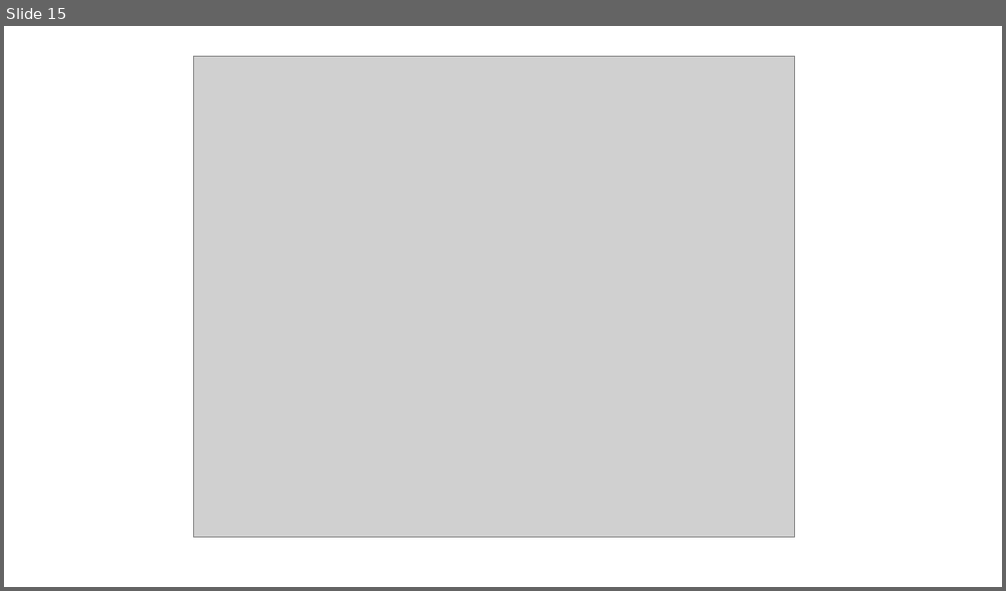
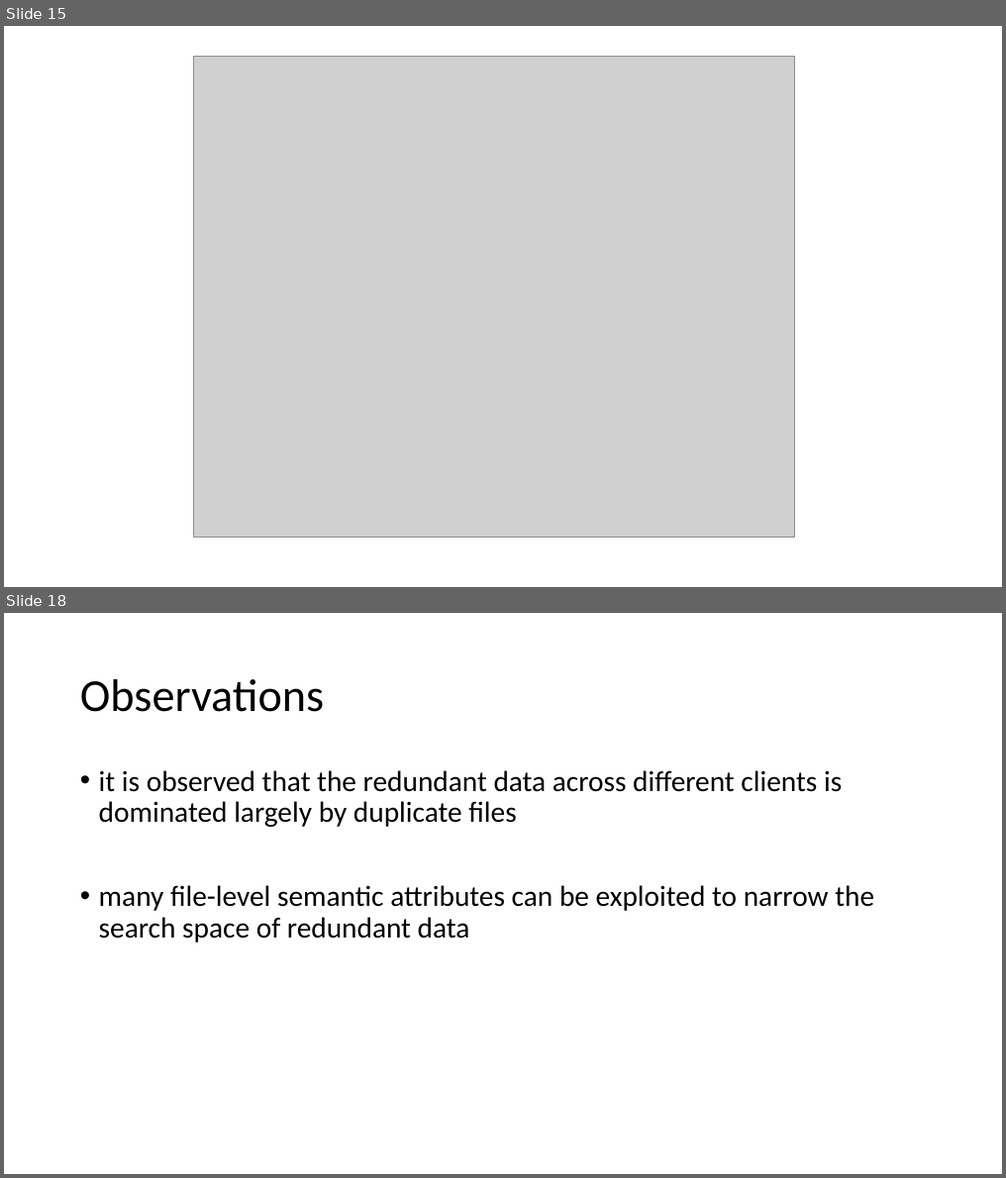
Before and after one commit to franbienjan/NDSGthesis, a slide deck: Summary/Raf_Presentation.pptx. Shown one above the other, each under a label of ours: slide 15 before the commit, slides 15 and 18 after it; the slides between them are not shown. The pictures are 1006x591 and 1006x1178 pixels, drawn with LibreOffice and Linux fonts; fonts in the diff are those of the drawing; grey boxes stand for pictures. Boxes give left, top, right and bottom in pixels: in the first picture for what was removed or moved away, otherwise in the second. Text is boxed around its words. In the diff, an @@ line names an element or a change of style, - is before the commit and + after.

```diff
--- a/Summary/Raf_Presentation.pptx
+++ b/Summary/Raf_Presentation.pptx
@@ slide 18 added at box(4, 613, 1002, 1174), background #FFFFFF @@
@@ title added at box(80, 679, 324, 712), 44 pt, text #000000 @@
+Observations
@@ text added at box(99, 770, 874, 943), 28 pt, text #000000 @@
+• it is observed that the redundant data across different clients is dominated largely by duplicate ﬁles
+• many ﬁle-level semantic attributes can be exploited to narrow the search space of redundant data
```
Also in this commit, not shown: 1 slide changed, 2 other slides added, 1 slide removed.
